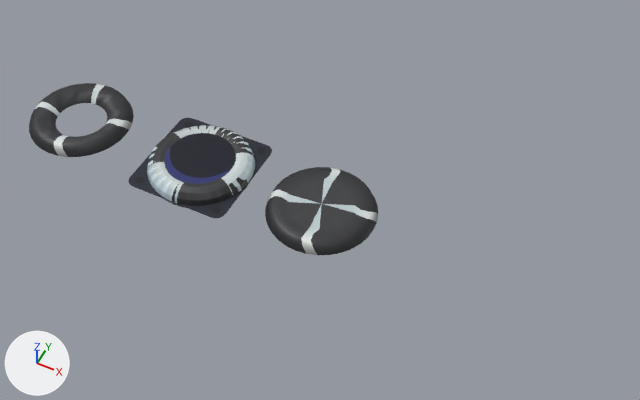
The Blender file Crocodile/hole.blend as it was, and as the next commit left it.
Before and after are seen from a 50 mm lens placed at (3.54, -4.62, 5.92), pointed at (1.15, 0.15, -0.05). Arrows for +X, +Y and +Z are at lower left; the lights stay in place. The picture after the commit comes second.

In view in the first picture: 'Hole', 'SpinableHolePart1', 'SpinableHole_1', 'SpinableHole_2', 'SpinableHole_2.001', 'SpinableHole_3'.
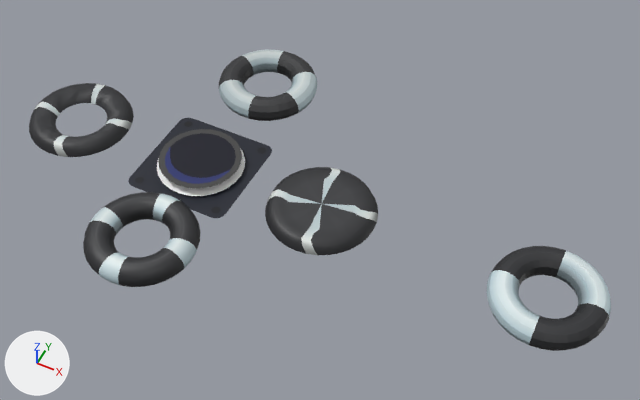
Boxes [x1, y1, x2, y2] around the edits, measured in the pictures (640 x 400 px):
'SpinableHole_1', surface changed, reshaped, moved (8% wider, 16% taller)
    before: [147, 125, 255, 207]
    after: [83, 192, 200, 287]
'SpinableHole_3', surface changed, reshaped, moved (16% wider, 26% taller)
    before: [147, 125, 255, 208]
    after: [486, 246, 611, 351]
'SpinableHole_1.001', added
    after: [219, 49, 317, 121]
part 1 of me_torus, surface changed
    before: [147, 125, 255, 208]
    after: [83, 192, 200, 287]

The change, as a list of edits to the scene's bpy script:
```text
Change me_torus:
    where me_torus.from_pydata(...)  # 288 vertices, 256 faces; spans x -0.5..0.5, y -0.5..0.5, z -0.055..0.111
    used by ob_spinablehole_3; location = (0.0, 0.0, 0.0)
    me_torus part 1: texture (UV) coordinates of 223 of 256 faces, centred in x -0.487..0.487, y -0.487..0.487, z -0.028..0.103, changed; they spanned u 0.13..0.64, v 0.82..0.98 and now span u 0.13..0.64, v 0.82..0.98
Add me_torus_003:
    me_torus_003 = me_torus.copy(); me_torus_003.name = 'Torus.003'  # the mesh of ob_spinablehole_3
Add me_torus_002:
    me_torus_002.from_pydata(...)  # 270 vertices, 240 faces; spans x -0.5..0.5, y -0.497..0.497, z -0.056..0.111
    me_torus_002.materials.append(mat_colorgreen)  # picture img_colorblack_png
Change ob_spinablehole_3:
    ob_spinablehole_3: bpy.data.objects.new('SpinableHole_3', me_torus) -> bpy.data.objects.new('SpinableHole_3', me_torus_003)
    ob_spinablehole_3.location: (0.0, 0.0, 0.0) -> (3.305, 0.0, 0.0)
Change ob_spinablehole_1:
    ob_spinablehole_1: bpy.data.objects.new('SpinableHole_1', me_torus_001) -> bpy.data.objects.new('SpinableHole_1', me_torus)
    ob_spinablehole_1.location: (0.0, 0.0, 0.0) -> (0.0, -0.966, 0.0)
Add ob_spinablehole_1_001:
    ob_spinablehole_1_001 = bpy.data.objects.new('SpinableHole_1.001', me_torus_002)
    ob_spinablehole_1_001.location = (0.0, 1.278, 0.0)
```
